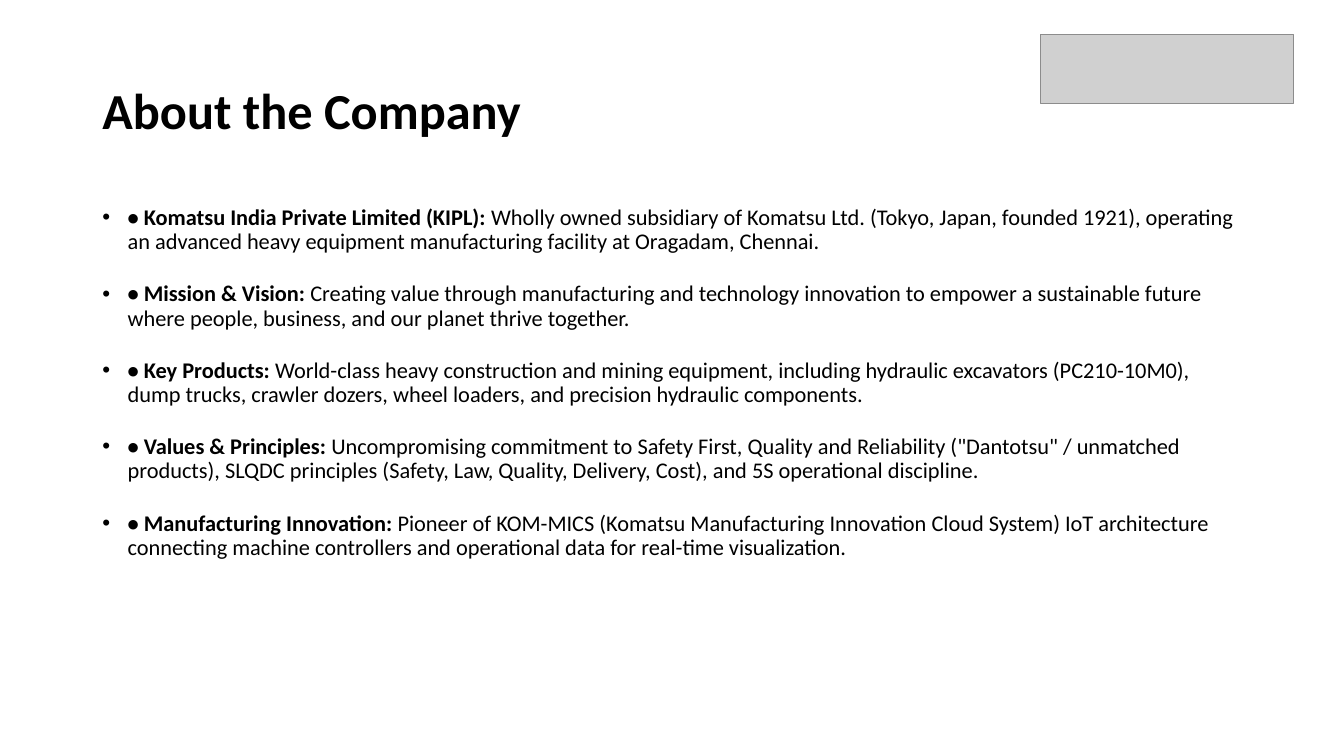
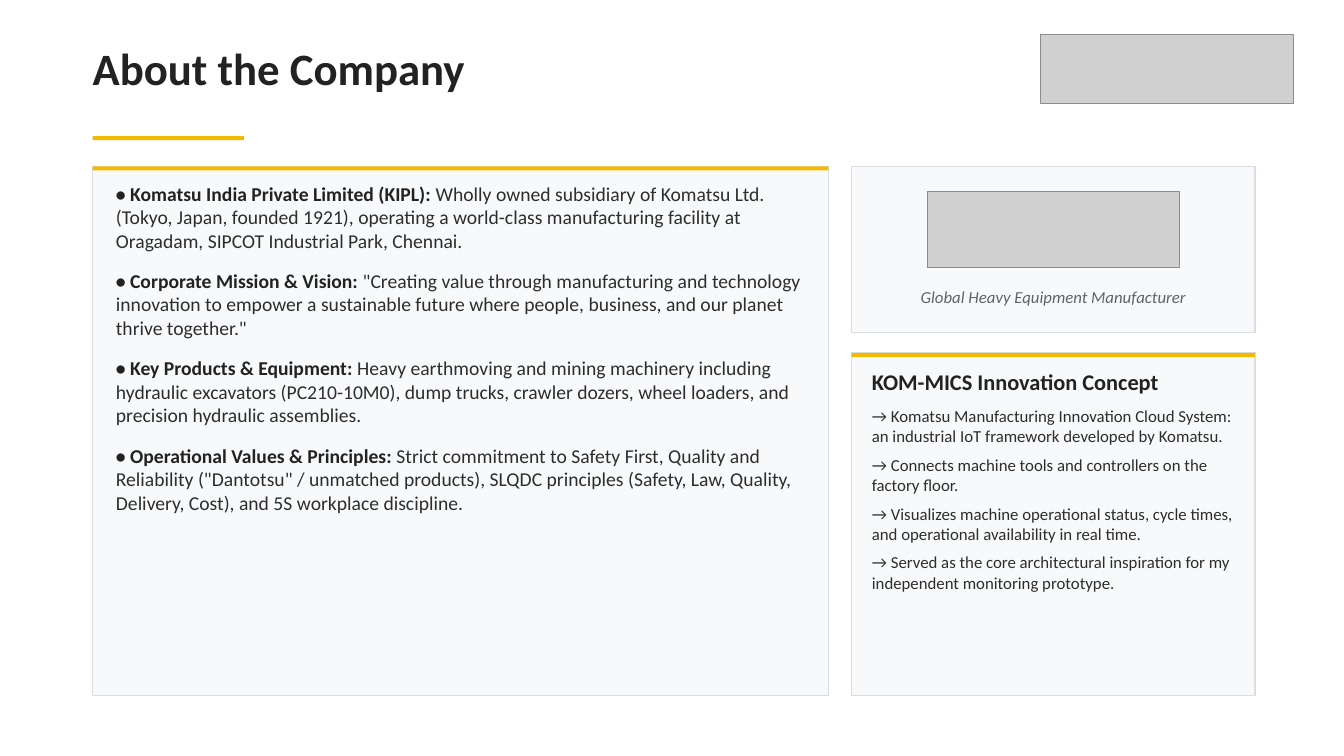
Before and after one commit to ayaan0405/KOM-MICS-Smart-Factory-Monitoring, a slide deck: slide 2 of SMART_FACTORY_MONITORING_SYSTEM_PRESENTATION.pptx. Drawn at 1344x756 pixels with LibreOffice and Linux fonts; fonts in the diff are those of the drawing; grey boxes stand for pictures. Boxes give left, top, right and bottom in pixels: in the first picture for what was removed or moved away, otherwise in the second. Text is boxed around its words. In the diff, an @@ line names an element or a change of style, - is before the commit and + after.

Commit message:
Refine 9-slide presentation: department exposure grid, single verified project, industrial aesthetics

```diff
--- a/SMART_FACTORY_MONITORING_SYSTEM_PRESENTATION.pptx
+++ b/SMART_FACTORY_MONITORING_SYSTEM_PRESENTATION.pptx
@@ text "About the Company" at box(93, 53, 465, 92): size 36 to 32 pt, text colour #000000 to #222222; line spacing 0.9 to 1; vertical alignment middle to top @@
@@ rectangle added at box(93, 136, 244, 140), fill #F5B800 @@
@@ rectangle added at box(93, 166, 829, 696), fill #F8F9FA, outline #DADEE4 1 pt @@
@@ rectangle added at box(93, 166, 829, 170), fill #F5B800 @@
@@ rectangle added at box(852, 166, 1255, 333), fill #F8F9FA, outline #DADEE4 1 pt @@
@@ text at box(116, 186, 800, 513): text changed; size 16 to 14 pt; text colour #000000 to #2D2D2D @@
-• • Komatsu India Private Limited (KIPL): Wholly owned subsidiary of Komatsu Ltd. (Tokyo, Japan, founded 1921), operating an advanced heavy equipment manufacturing facility at Oragadam, Chennai.
-• • Mission & Vision: Creating value through manufacturing and technology innovation to empower a sustainable future where people, business, and our planet thrive together.
-• • Key Products: World-class heavy construction and mining equipment, including hydraulic excavators (PC210-10M0), dump trucks, crawler dozers, wheel loaders, and precision hydraulic components.
-• • Values & Principles: Uncompromising commitment to Safety First, Quality and Reliability ("Dantotsu" / unmatched products), SLQDC principles (Safety, Law, Quality, Delivery, Cost), and 5S operational discipline.
-• • Manufacturing Innovation: Pioneer of KOM-MICS (Komatsu Manufacturing Innovation Cloud System) IoT architecture connecting machine controllers and operational data for real-time visualization.
+• Komatsu India Private Limited (KIPL): Wholly owned subsidiary of Komatsu Ltd. (Tokyo, Japan, founded 1921), operating a world-class manufacturing facility at Oragadam, SIPCOT Industrial Park, Chennai.
+• Corporate Mission & Vision: "Creating value through manufacturing and technology innovation to empower a sustainable future where people, business, and our planet thrive together."
+• Key Products & Equipment: Heavy earthmoving and mining machinery including hydraulic excavators (PC210-10M0), dump trucks, crawler dozers, wheel loaders, and precision hydraulic assemblies.
+• Operational Values & Principles: Strict commitment to Safety First, Quality and Reliability ("Dantotsu" / unmatched products), SLQDC principles (Safety, Law, Quality, Delivery, Cost), and 5S workplace discipline.
@@ picture added at box(928, 192, 1180, 267) @@
@@ text added at box(921, 291, 1185, 306), 12 pt, text #5F6469, italic @@
+Global Heavy Equipment Manufacturer
@@ rectangle added at box(852, 353, 1255, 696), fill #F8F9FA, outline #DADEE4 1 pt @@
@@ rectangle added at box(852, 353, 1255, 357), fill #F5B800 @@
@@ text added at box(872, 374, 1233, 592), 12 pt, text #2D2D2D @@
+KOM-MICS Innovation Concept
+→ Komatsu Manufacturing Innovation Cloud System: an industrial IoT framework developed by Komatsu.
+→ Connects machine tools and controllers on the factory floor.
+→ Visualizes machine operational status, cycle times, and operational availability in real time.
+→ Served as the core architectural inspiration for my independent monitoring prototype.
```
Also in this commit, not shown: 6 other slides changed, 2 slides added, 2 slides removed.
